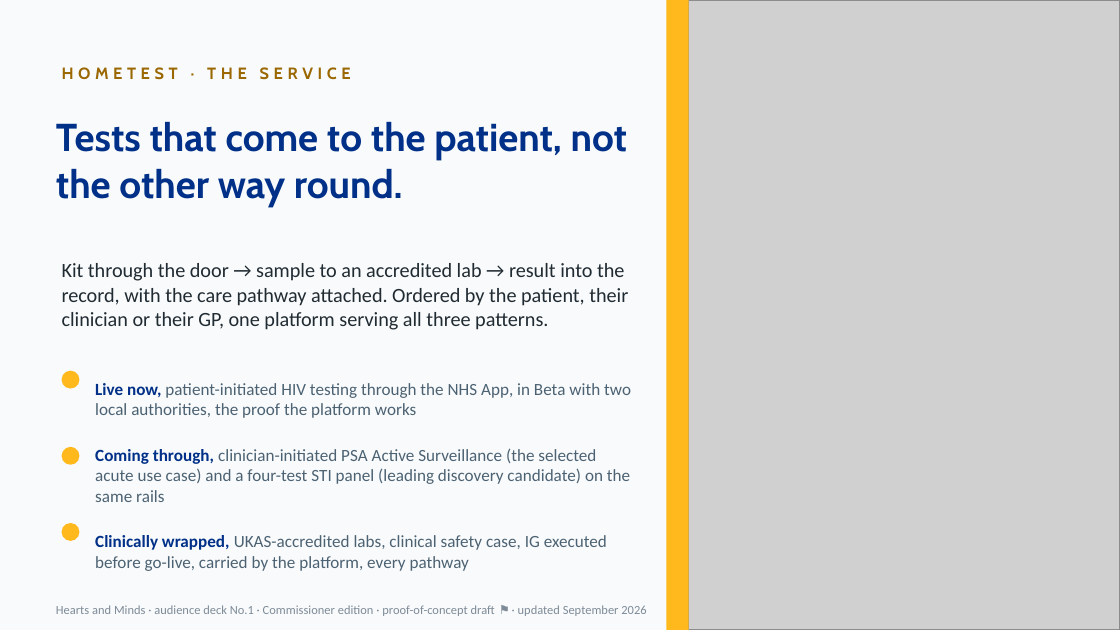
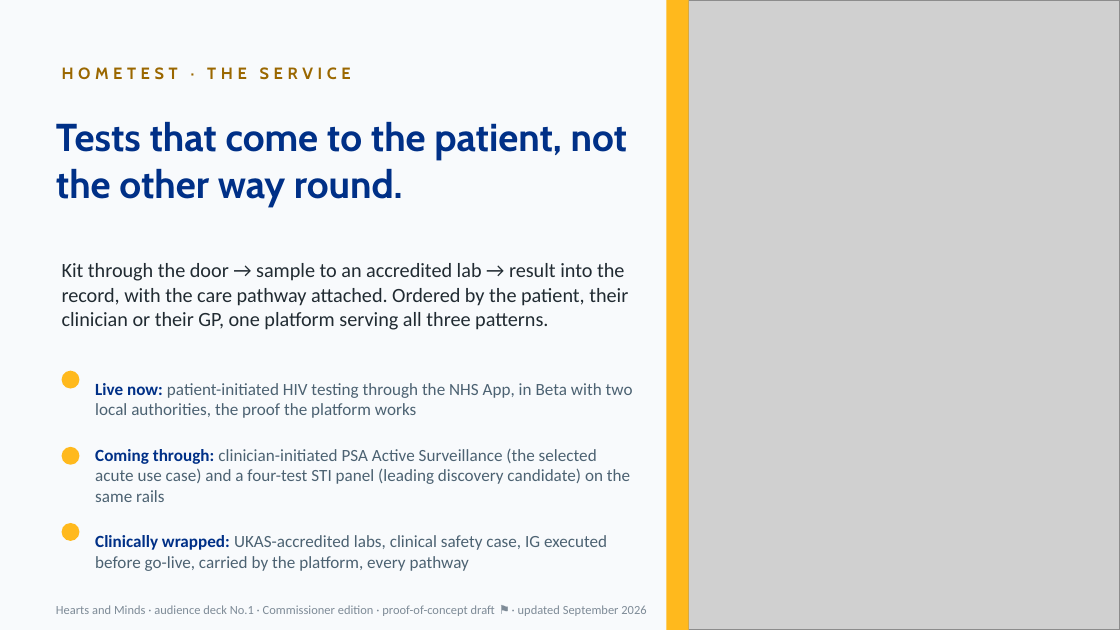
Before and after one commit to ScottEason1967/dtx-ecosystem, a slide deck: slide 5 of hearts-and-minds/hm-deck-01-commissioner-sarah-v3.pptx. Drawn at 1120x630 pixels with LibreOffice and Linux fonts; fonts in the diff are those of the drawing; grey boxes stand for pictures. Boxes give left, top, right and bottom in pixels: in the first picture for what was removed or moved away, otherwise in the second. Text is boxed around its words. In the diff, an @@ line names an element or a change of style, - is before the commit and + after.

Commit message:
Commissioner deck: hero images restored to natural proportions with centred crops on slides 1, 5, 9, 12; label lines given colons after the dash sweep

```diff
--- a/hearts-and-minds/hm-deck-01-commissioner-sarah-v3.pptx
+++ b/hearts-and-minds/hm-deck-01-commissioner-sarah-v3.pptx
@@ text at bbox=[95, 383, 633, 418]: text changed @@
-Live now, patient-initiated HIV testing through the NHS App, in Beta with two local authorities, the proof the platform works
+Live now: patient-initiated HIV testing through the NHS App, in Beta with two local authorities, the proof the platform works
@@ text at bbox=[95, 449, 630, 502]: text changed @@
-Coming through, clinician-initiated PSA Active Surveillance (the selected acute use case) and a four-test STI panel (leading discovery candidate) on the same rails
+Coming through: clinician-initiated PSA Active Surveillance (the selected acute use case) and a four-test STI panel (leading discovery candidate) on the same rails
@@ text at bbox=[95, 535, 607, 571]: text changed @@
-Clinically wrapped, UKAS-accredited labs, clinical safety case, IG executed before go-live, carried by the platform, every pathway
+Clinically wrapped: UKAS-accredited labs, clinical safety case, IG executed before go-live, carried by the platform, every pathway
```
Also in this commit, not shown: 3 other slides changed.
